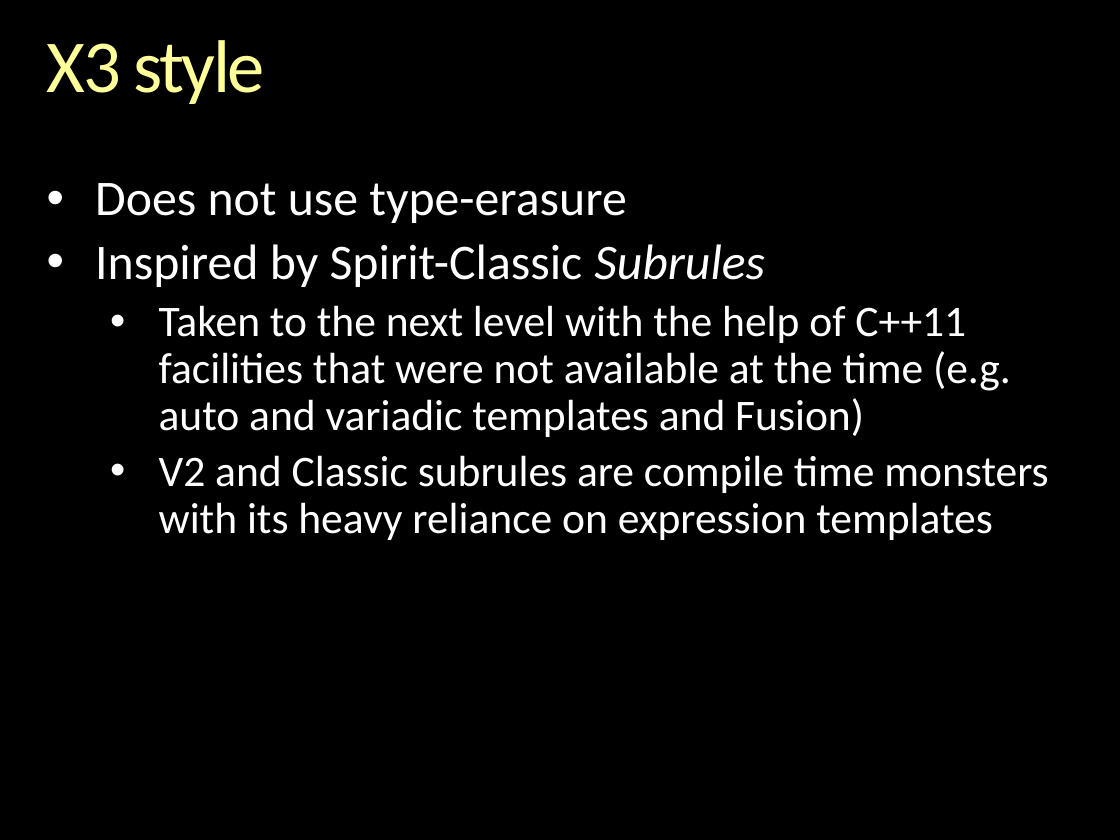
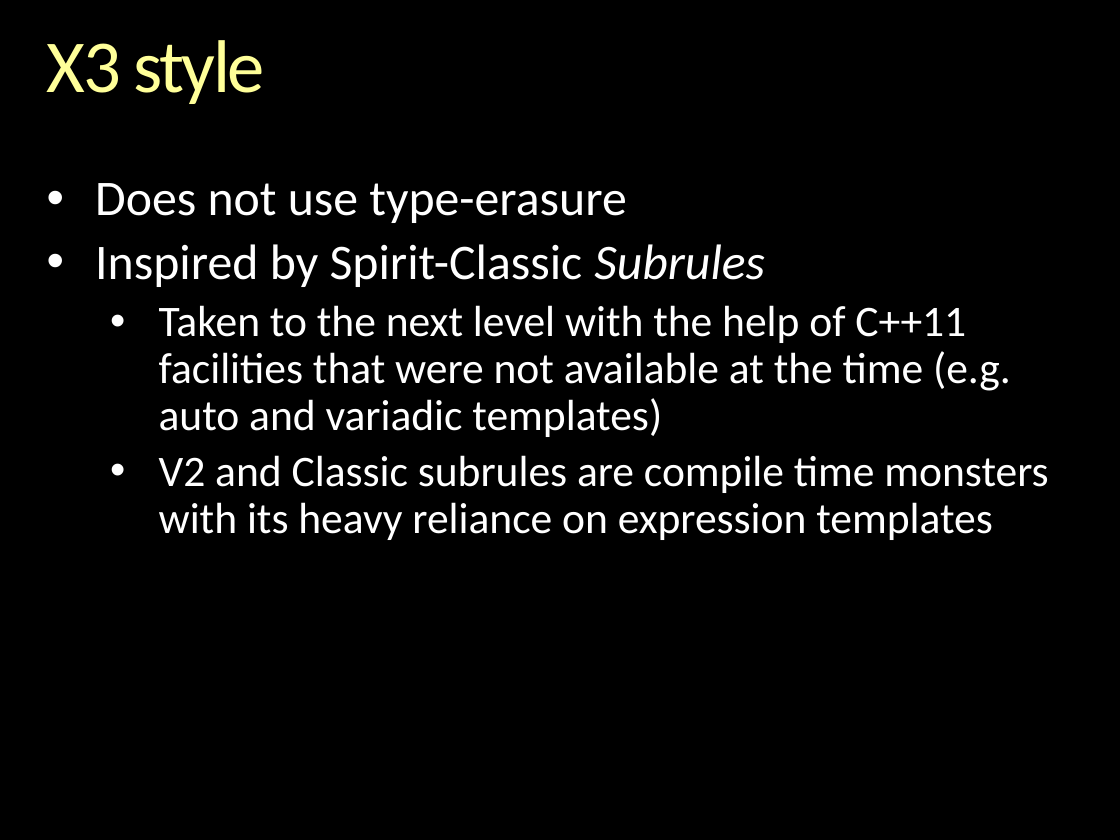
Before and after one commit to boostorg/spirit, a slide deck: slide 29 of libs/spirit/doc/cppnow_2013/Inside Spirit X3.pptx (slide 31 before the commit). Drawn at 1120x840 pixels with LibreOffice and Linux fonts; fonts in the diff are those of the drawing; background and template pictures are left out. Boxes give left, top, right and bottom in pixels: in the first picture for what was removed or moved away, otherwise in the second. Text is boxed around its words. In the diff, an @@ line names an element or a change of style, - is before the commit and + after.

```diff
--- a/libs/spirit/doc/cppnow_2013/Inside Spirit X3.pptx
+++ b/libs/spirit/doc/cppnow_2013/Inside Spirit X3.pptx
@@ text at <box>159,305,1011,437</box>: text changed @@
-  • Taken to the next level with the help of C++11 facilities that were not available at the time (e.g. auto and variadic templates and Fusion)
+  • Taken to the next level with the help of C++11 facilities that were not available at the time (e.g. auto and variadic templates)
```
Also in this commit, not shown: 14 other slides changed, 1 slide added, 5 slides removed.
